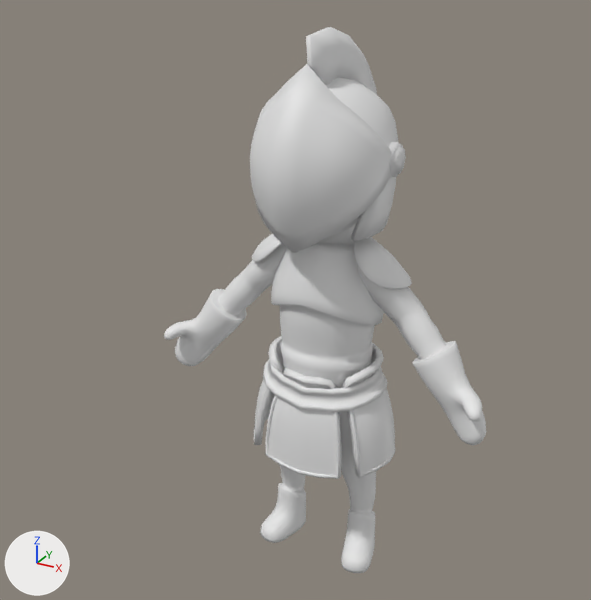
Before and after pictures for a commit that changed the FBX model Assets/Blender Models/chibi_knight_unwrapped.fbx.
Before and after are seen from a 50 mm lens placed at (2.85, -5.74, 5.33), pointed at (-0.37, 0.12, 2.4). Lighting does not change. The marker at lower left points along +X, +Y and +Z. Where no turn or scale is listed for an object, it has been applied to the vertices.

Names of what the first picture shows: 'Arms__low', 'Belt__low', 'Facemask__low', 'HelmetFrill__low', 'Helmet__low', 'Legs__low', 'Shoulderpads__low', 'Torso__low', 'WaistpadsBorder__low', 'Waistpads_low'.
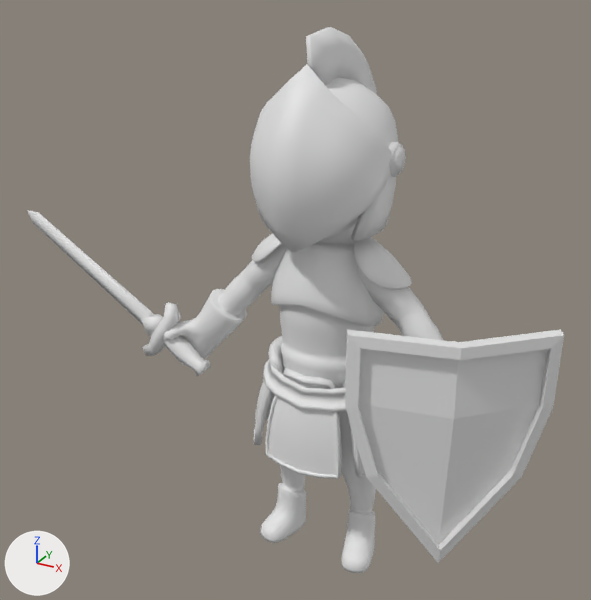
Where the change shows, as pixel boxes (x1, y1, x2, y2) in the pictures (591 x 600 px):
'Plane', added: after (345, 329, 564, 563)
'Waistpads_low', deleted: before (255, 359, 395, 476)
'Cube', added: after (27, 210, 211, 376)
part 1 of me_waistpadsborder_002, built on: before (274, 337, 395, 475); after (257, 337, 365, 477)

The change in detail:
me_waistpadsborder_002 is used by ob_waistpadsborder__low; location (0.0, 0.0, 3.85).
me_waistpadsborder_002 had 332 vertices, 352 faces and spanned x -0.681..0.681, y -0.514..0.507, z -2.789..-1.788.
me_waistpadsborder_002 now has 505 vertices, 512 faces and spans x -0.681..0.681, y -0.514..0.507, z -2.789..-1.788.
me_waistpadsborder_002 part 1: 60 vertices removed from x -0.611..0.611, y -0.401..0.439, z -2.704..-1.812; 233 vertices added at x -0.659..0.659, y -0.496..0.498, z -2.758..-1.83.
Mesh me_cube_001 is new.
It has 82 vertices, 72 faces and spans x -1.77..0.27, y -0.1..0.1, z -0.22..1.08.
Mesh me_plane_001 is new.
It has 50 vertices, 48 faces and spans x -0.66..0.77, y -0.53..0.32, z -1.04..1.0.
Object 'Waistpads_low' (ob_waistpads_low) is deleted.
Object 'Cube' (ob_cube) is new; it shows me_cube_001.
Its location is (-1.35, -0.29, 1.84).
Object 'Plane' (ob_plane) is new; it shows me_plane_001.
Its location is (1.2, -0.32, 1.7).
